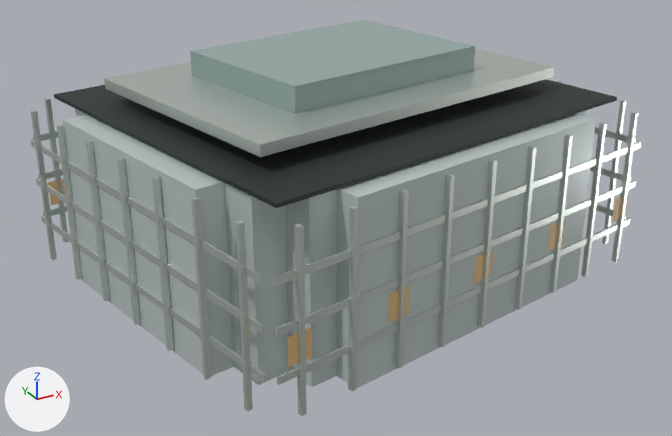
A saved change to the glTF model landmarks/assets/szu-performance.glb.
Camera for both pictures: a camera (50 mm lens) standing at (-59.0, -108.3, 59.6) and looking at (-1.4, -3.6, 7.3). Arrows for +X, +Y and +Z are at lower left; the lights stay in place. The older version comes first. Vertices at exactly the same position are counted once.

Before the edit, the objects in view are built like this:
```python
ob_crown_box = bpy.data.objects.new('crown_box', me_crown_box)
ob_crown_box.location = (0.0, 0.0, 0.0)
ob_crown_box_001 = bpy.data.objects.new('crown_box.001', me_crown_box_001)
ob_crown_box_001.location = (0.0, 0.0, 0.0)
ob_envelope = bpy.data.objects.new('envelope', me_envelope)
ob_envelope.location = (0.0, 0.0, 0.0)
ob_fins = bpy.data.objects.new('fins', me_fins)
ob_fins.location = (0.0, 0.0, 0.0)
ob_floor_bands = bpy.data.objects.new('floor_bands', me_floor_bands)
ob_floor_bands.location = (0.0, 0.0, 0.0)
ob_night_windows = bpy.data.objects.new('night_windows', me_night_windows)
ob_night_windows.location = (0.0, 0.0, 0.0)
# also in view: 'roof_deck' at (0.0, -0.4, 23.6)
```
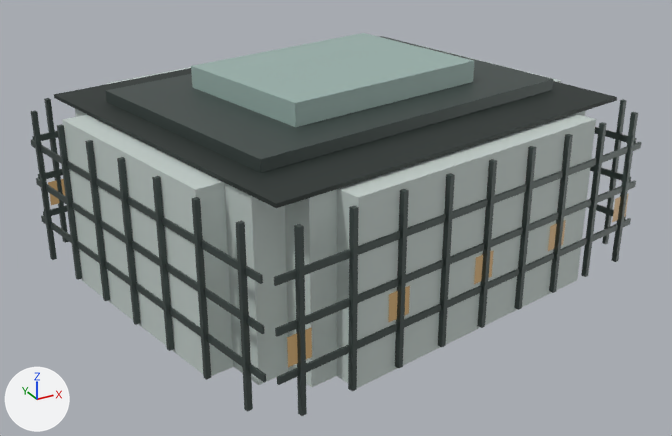
The edits, one by one:
In material 'glass' (mat_glass), roughness goes from 0.16 to 0.58.
Material 'metal' (mat_metal) changes colour from light grey #d5ddd6 to dark grey #4a5552; in linear values from (0.665, 0.723, 0.672) to (0.0685, 0.0908, 0.0844).
In material 'metal' (mat_metal), roughness goes from 0.28 to 0.48.
me_crown_box is used by ob_crown_box; location (0.0, 0.0, 0.0).
me_crown_box had 8 vertices, 12 faces and spanned x -27.9..28.0, y -22.5..21.6, z 25.7..27.1.
me_crown_box now has 8 vertices, 12 faces and spans x -27.9..28.0, y -22.5..21.6, z 23.9..25.5.
me_crown_box part 1: the whole mesh is rebuilt.
me_crown_box_001 is used by ob_crown_box_001; location (0.0, 0.0, 0.0).
me_crown_box_001 had 8 vertices, 12 faces and spanned x -17.3..17.3, y -14.5..13.6, z 26.8..30.4.
me_crown_box_001 now has 8 vertices, 12 faces and spans x -17.3..17.3, y -14.5..13.6, z 25.2..28.4.
me_crown_box_001 part 2: the whole mesh is rebuilt.

Boxes (x1, y1, x2, y2) around the edits, measured in the pictures (672 x 436 px):
'crown_box', recoloured, surface changed, reshaped: before (104, 48, 555, 157); after (105, 36, 553, 173)
'fins', recoloured, surface changed: (31, 98, 638, 416) in both
'crown_box.001', reshaped: before (190, 20, 475, 114); after (191, 33, 474, 127)
'floor_bands', recoloured, surface changed: (31, 127, 641, 385) in both
